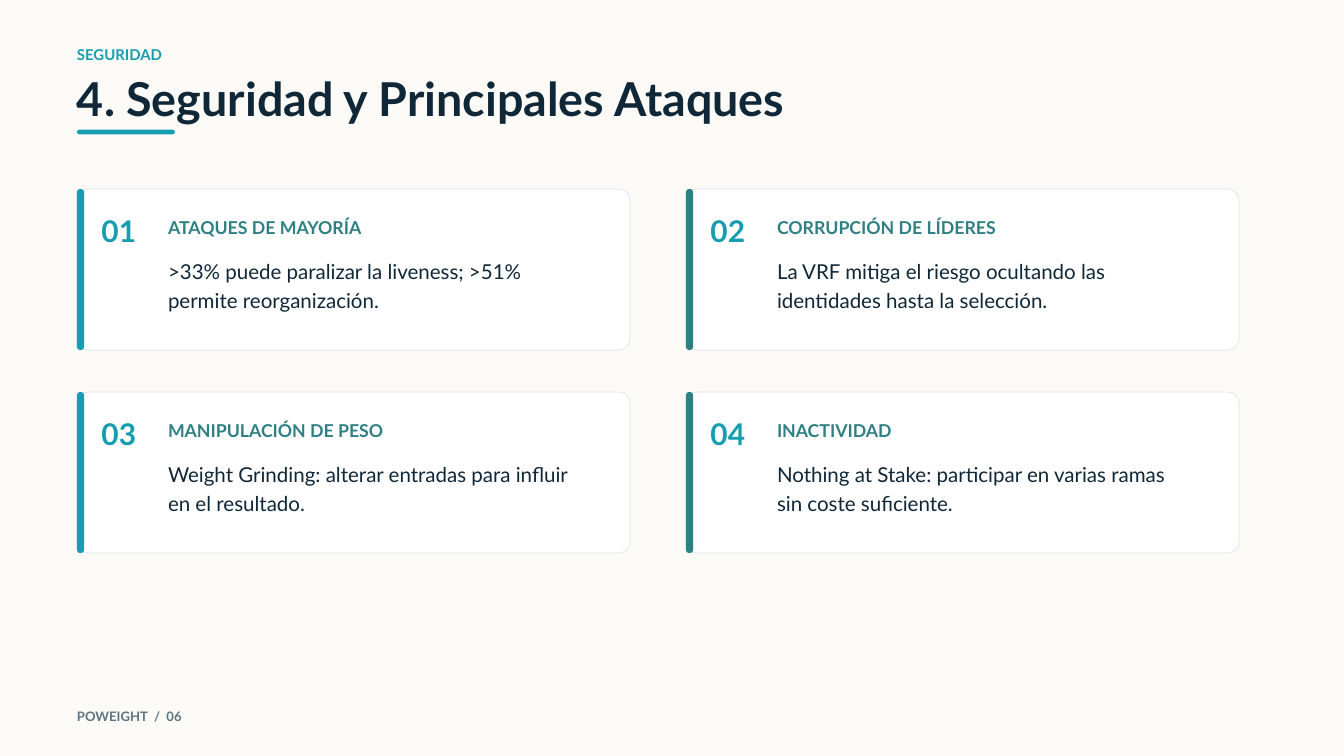
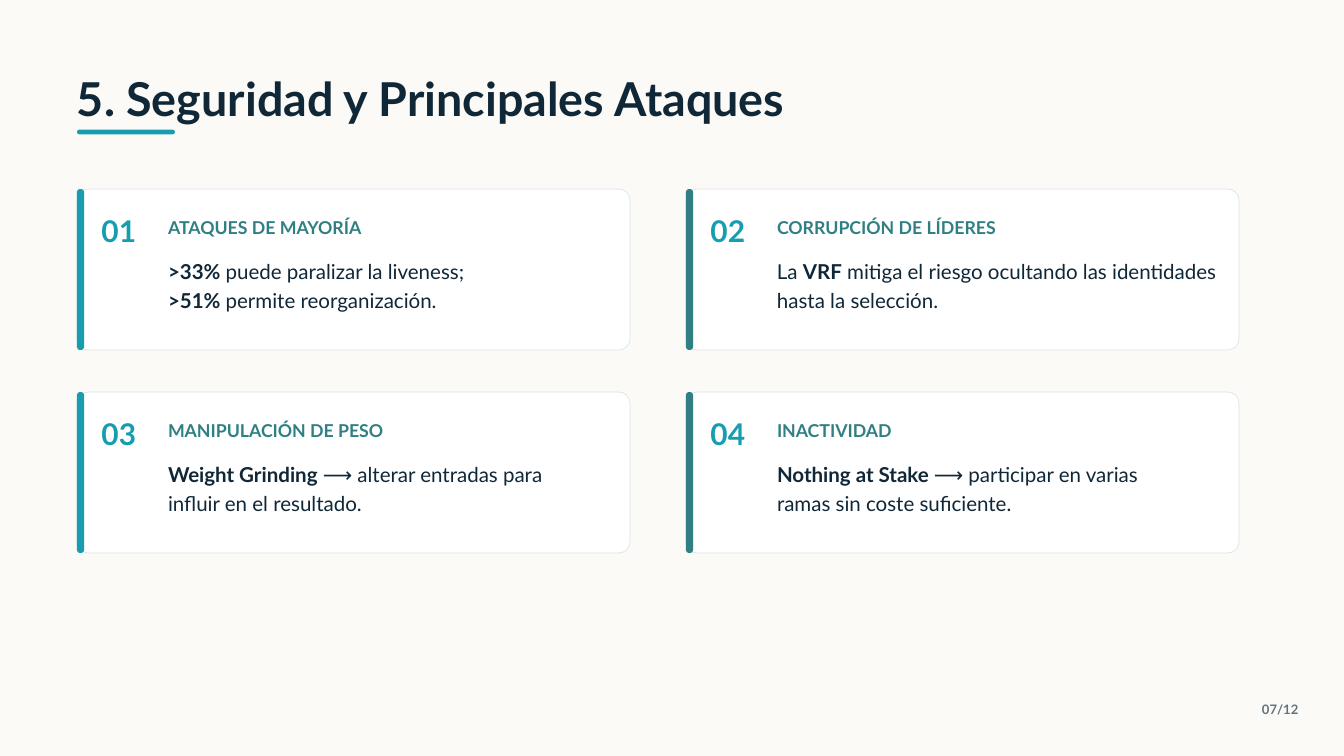
Before and after one commit to MiguelMrtnzLpz/BC, a slide deck: slide 7 of Presentaciones/1 Protocolos de consenso/Proof of Weight.pptx (slide 6 before the commit). Drawn at 1344x756 pixels with LibreOffice and Linux fonts; fonts in the diff are those of the drawing. Boxes give left, top, right and bottom in pixels: in the first picture for what was removed or moved away, otherwise in the second. Text is boxed around its words. In the diff, an @@ line names an element or a change of style, - is before the commit and + after.

Commit message:
Presentación y trabajo proof of weight terminado

```diff
--- a/Presentaciones/1 Protocolos de consenso/Proof of Weight.pptx
+++ b/Presentaciones/1 Protocolos de consenso/Proof of Weight.pptx
@@ text removed at (x1=77, y1=49, x2=162, y2=60) @@
-SEGURIDAD
@@ text at (x1=77, y1=81, x2=784, y2=125): text changed @@
-4. Seguridad y Principales Ataques
+5. Seguridad y Principales Ataques
@@ text at (x1=168, y1=264, x2=464, y2=312): text changed @@
->33% puede paralizar la liveness; >51% permite reorganización.
+>33% puede paralizar la liveness;
+>51% permite reorganización.
@@ text "La VRF mitiga el riesgo ..." at (x1=777, y1=264, x2=1216, y2=308): bold on in "VRF" @@
@@ text at (x1=168, y1=466, x2=542, y2=511): text changed @@
-Weight Grinding: alterar entradas para influir en el resultado.
+Weight Grinding ⟶ alterar entradas para influir en el resultado.
@@ text at (x1=777, y1=466, x2=1138, y2=511): text changed @@
-Nothing at Stake: participar en varias ramas sin coste suficiente.
+Nothing at Stake ⟶ participar en varias ramas sin coste suficiente.
@@ text removed at (x1=77, y1=711, x2=181, y2=721) @@
-POWEIGHT / 06
@@ text added at (x1=1262, y1=704, x2=1298, y2=715), 14 pt, text #5F7480, bold @@
+07/12
```
Also in this commit, not shown: 10 other slides changed, 1 slide added, 1 other file.
